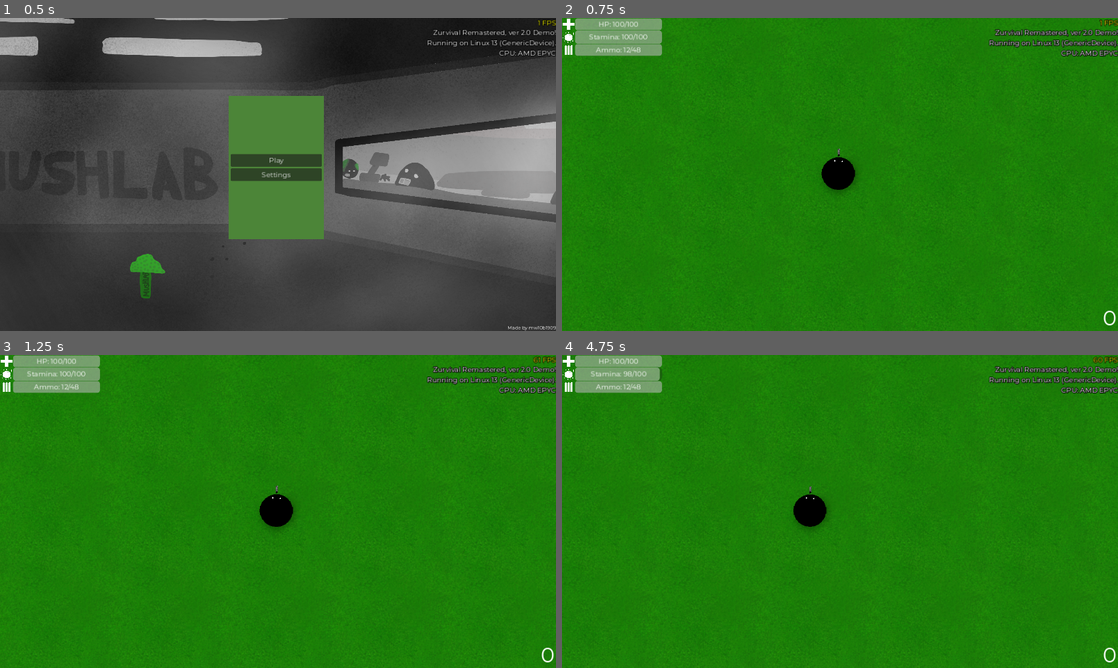
Above: before the commit, frames 1-4 (two rows, left to right).
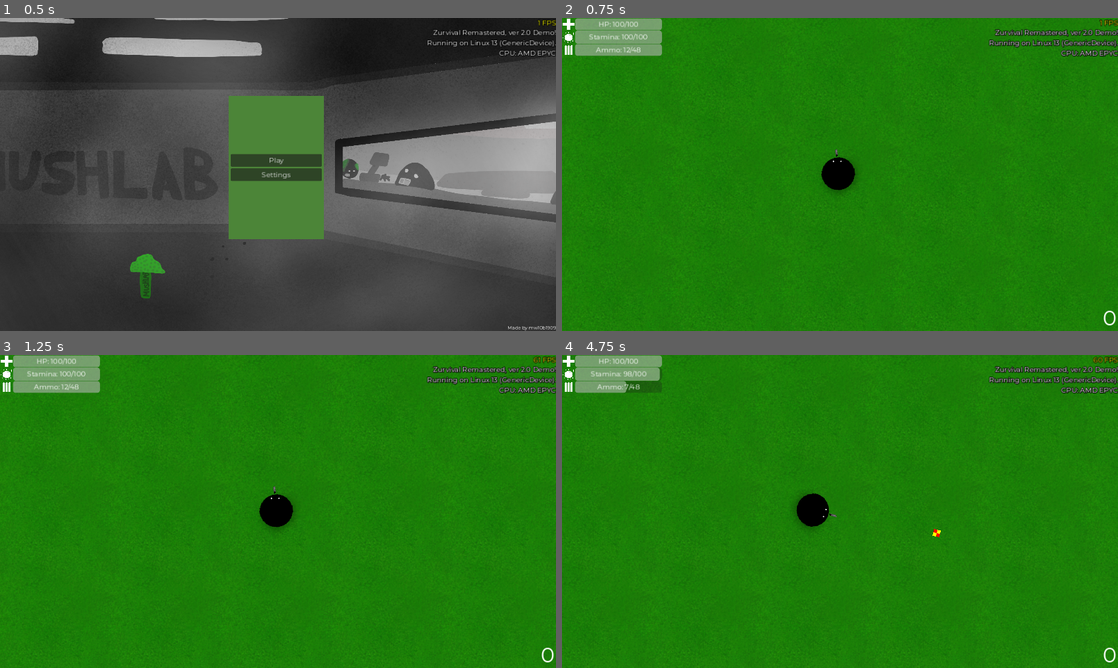
Above: after the commit, the same moments.

Repository: klodskateam/zurvival-remastered
Game: Godot game, scene res://menu.tscn
Same seed, same stepped clock (60 frames per second), same inputs: the game is played once before the commit and once after it.
Inputs (mouse positions are in pixels of both pictures, inside the frame that each line leads up to):
- Up to frame 1 (0.5 s): no input
- Up to frame 2 (0.75 s): click "Play" at 0.5 s
- Up to frame 3 (1.25 s): no input
- Up to frame 4 (4.75 s): tap Enter at 1.25 s; move the mouse to (962, 495) at 1.27 s; press the mouse at (962, 495) at 1.28 s; hold D (right) 1.28-2 s; release the mouse at (962, 495) at 2 s; drag from (728, 527) to (812, 574) at 2.02 s; move the mouse to (895, 442) at 2.77 s; press the mouse at (895, 442) at 2.78 s; hold D (right) 2.78-3.5 s; release the mouse at (895, 442) at 3.5 s; drag from (812, 574) to (673, 464) at 3.52 s; move the mouse to (1006, 558) at 4.27 s; hold A (left) from 4.28 s (still down); hold Shift (run) from 4.28 s (still down); click (1006, 558) at 4.55 s

Frame 1 is identical in both runs. In frame 2, less than 0.1% of the frame differs, in the area x 46-53%, y 41-56%; in frame 3, less than 0.1%; in frame 4, 0.5%, in the area x 6-69%, y 8-59%.
Error in both runs: Invalid type in function 'set_locale' in base 'TranslationServer'. Cannot convert argument 1 from Nil to String. (res://global.gd:20)

Commit message:
якоета обновление

Diff:
--- a/Translation/translations.csv
+++ b/Translation/translations.csv
@@ -9,8 +9,13 @@
 $fullscreen,Fullscreen (F11),Полноэкранный режим (F11),Поўнаэкранны рэжым (F11),全屏模式 (F11),Modo de pantalla completa (F11),Fullscreen (F11),Poŭnaekranny režym (F11)
 $graphicssettings,Graphical settings,Настройки графики,Настройкі графікі,图形设置,Ajustes gráficos,,Nastrojki hrafiki
 $other,Other,Другие,Іншыя,其他,Otros,Muu,Inšyja
-$machinetranslat,"The language you have chosen has been tran …(656 unchanged characters)… https://seveleu.com/lacinka/converter-ru
+$machinetranslat,"The language you have chosen has been tran …(656 unchanged characters)… https://seveleu.com/lacinka/converter-ru. Dapamahčy z pierakladam?
 $pausemenu,Pause menu,Меню паузы,Меню паўзы,暂停菜单,Menú Pausa,,Mieniu paŭzy
 $resume,Resume,Продолжить,Працягнуць,待续,Continuación,Jatkaa peliä,Praciahnuć
 $quit,Quit,Выход,Вынахад,输出,Salida,Poistua,Vynachad
 $pausetext,Press ESC to continue,Нажмите ESC чтобы продолжить,Націсніце ESC каб працягнуць,按 ESC 继续,Pulse ESC para continuar,Paina ESC jatkaaksesi,Naciśnicie ESC kab praciahnuć
+$help,Help,Помочь с переводом игры,Дапамагчы,帮助,Ayuda,,Dapamahčy
+$youdead,You are dead!,Вы умерли!,Вы памерлі!,你死定了！,¡Estás muerto!,Olet kuollut!,Vy pamierli!
+$score,Score,Счёт,Рахунак,查看,Controlar,Tarkista,Rachunak
+$bestscore,Best score,Лучший счёт,Лепшы рахунак,最佳成绩,Mejor puntuación,Paras pistemäärä,Liepšy rachunak
+$gotomenu,Go to menu,В меню,Выйсці ў меню,退出到菜单,Salir al menú,Poistu valikkoon,Vyjsci ŭ mieniu
--- a/game.tscn
+++ b/game.tscn
@@ -7,6 +7,7 @@
 [ext_resource type="PackedScene" uid="uid://bshfbsu15v3v1" path="res://ui.tscn" id="4_t63fs"]
 [ext_resource type="PackedScene" uid="uid://rk6x2yf4sydr" path="res://pause.tscn" id="6_5dskx"]
 [ext_resource type="PackedScene" uid="uid://cow6451posxft" path="res://spawner.tscn" id="7_8yshx"]
+[ext_resource type="PackedScene" uid="uid://uo6qjyv0h20n" path="res://game_over.tscn" id="8_nlu6b"]
 
 [node name="game" type="Node2D"]
 
@@ -28,6 +29,8 @@
 
 [node name="UI" parent="." instance=ExtResource("4_t63fs")]
 
+[node name="GameOver" parent="." instance=ExtResource("8_nlu6b")]
+
 [node name="Pause" parent="." instance=ExtResource("6_5dskx")]
 process_mode = 2
 
--- /dev/null
+++ b/game_over.gd
@@ -0,0 +1,14 @@
+extends CanvasLayer
+
+
+# Called when the node enters the scene tree for the first time.
+func _ready() -> void:
+	hide()
+
+func set_scores():
+	$Panel/VBoxContainer/scores.text = tr("$score") + ": " + str($"../player".SCORE)
+
+
+func _on_go_to_menu_pressed() -> void:
+	get_tree().paused = false
+	get_tree().change_scene_to_file("res://menu.tscn")
--- /dev/null
+++ b/game_over.tscn
@@ -0,0 +1,61 @@
+[gd_scene load_steps=3 format=3 uid="uid://uo6qjyv0h20n"]
+
+[ext_resource type="Script" path="res://game_over.gd" id="1_ji23y"]
+[ext_resource type="Theme" uid="uid://d2wr8qi0mdxxq" path="res://ui.tres" id="2_tclbe"]
+
+[node name="GameOver" type="CanvasLayer"]
+script = ExtResource("1_ji23y")
+
+[node name="Panel" type="Panel" parent="."]
+anchors_preset = 8
+anchor_left = 0.5
+anchor_top = 0.5
+anchor_right = 0.5
+anchor_bottom = 0.5
+offset_left = -176.0
+offset_top = -151.0
+offset_right = 176.0
+offset_bottom = 151.0
+grow_horizontal = 2
+grow_vertical = 2
+theme = ExtResource("2_tclbe")
+
+[node name="VBoxContainer" type="VBoxContainer" parent="Panel"]
+layout_mode = 1
+anchors_preset = 15
+anchor_right = 1.0
+anchor_bottom = 1.0
+offset_left = 2.0
+offset_top = 2.0
+offset_right = -2.0
+offset_bottom = -2.0
+grow_horizontal = 2
+grow_vertical = 2
+alignment = 1
+
+[node name="title" type="Label" parent="Panel/VBoxContainer"]
+layout_mode = 2
+theme_override_colors/font_color = Color(0.645551, 2.56296e-06, 4.81307e-07, 1)
+theme_override_font_sizes/font_size = 26
+text = "$youdead"
+horizontal_alignment = 1
+vertical_alignment = 1
+
+[node name="HSeparator" type="HSeparator" parent="Panel/VBoxContainer"]
+layout_mode = 2
+
+[node name="scores" type="Label" parent="Panel/VBoxContainer"]
+layout_mode = 2
+text = "ЫЫ"
+horizontal_alignment = 1
+vertical_alignment = 1
+autowrap_mode = 2
+
+[node name="HSeparator2" type="HSeparator" parent="Panel/VBoxContainer"]
+layout_mode = 2
+
+[node name="GoToMenu" type="Button" parent="Panel/VBoxContainer"]
+layout_mode = 2
+text = "$gotomenu"
+
+[connection signal="pressed" from="Panel/VBoxContainer/GoToMenu" to="." method="_on_go_to_menu_pressed"]
--- a/player.gd
+++ b/player.gd
@@ -1,4 +1,5 @@
 extends CharacterBody2D
+
 
 @onready var score: Label = $"../UI/Score"
 
@@ -13,19 +14,19 @@
 
 
 var VINOSLIVOST = 100
-var MAX_VINOSLIVOST = 100
+@export var MAX_VINOSLIVOST = 100
 var SPEED = 300
 var BULLETS = 12
 var ZAPAS_BULLETS = 48
 var DELAY = 0
 var HEALTH = 100
-var MAX_HEALTH = 100
-var MAX_BULLETS = 12
+@export var MAX_HEALTH = 100
+@export var MAX_BULLETS = 12
 var SCORE = 0
 
-const REGULAR_SPEED = 300
-const RUN_SPEED = 400
-const P_BULLET = preload("res://bullet.tscn")
+@export var REGULAR_SPEED = 300
+@export var RUN_SPEED = 400
+@export var P_BULLET = preload("res://bullet.tscn")
 
 func _physics_process(delta: float):
 	#TranslationServer.set_locale("be")
@@ -69,7 +70,7 @@
 			VINOSLIVOST += 0.1
 			$Camera2D.zoom = Vector2(1, 1)
 
-	if (Global.FORCEMOBILECONTROL == false) or (OS.get_name() != "Android"):
+	if (OS.get_name() != "Android"):
 		look_at(get_global_mouse_position())
 		rotate(PI / 2)
 	if DELAY <= 1:
@@ -78,14 +79,22 @@
 
 
 func _process(delta: float):
-	if $"../../GlobalInterface/joysticks/VirtualJoystick2" and $"../../GlobalInterface/joysticks/VirtualJoystick2".is_pressed:
-		rotation = $"../../GlobalInterface/joysticks/VirtualJoystick2".output.angle()
-		rotate(PI / 2)
+	if (OS.get_name() == "Android"):
+		if $"../../GlobalInterface/joysticks/VirtualJoystick2" and $"../../GlobalInterface/joysticks/VirtualJoystick2".is_pressed:
+			rotation = $"../../GlobalInterface/joysticks/VirtualJoystick2".output.angle()
+			rotate(PI / 2)
+	if (HEALTH <= 0) and ($Person != null):
+		get_tree().paused = true # да хули оно не робит😭😭😭
+		$Person.queue_free()
+		$"../GameOver".show()
+		$"../GameOver".set_scores()
+
+
 
 func _input(event):
 
 	if event.is_action_pressed("shoot"):
-		if (Global.FORCEMOBILECONTROL == false) or (OS.get_name() != "Android"):
+		if (OS.get_name() != "Android"):
 			shoot()
 
 
--- a/project.godot
+++ b/project.godot
@@ -16,7 +16,7 @@
 config/features=PackedStringArray("4.3", "Forward Plus")
 boot_splash/image="res://Resources/_placeholder.png"
 boot_splash/fullsize=false
-config/icon="res://icon.svg"
+config/icon="res://Resources/bullets.png"
 
 [autoload]
 
--- a/timer.gd
+++ b/timer.gd
@@ -5,16 +5,15 @@
 func _on_timeout():
 	wait_time = randf_range(1, 2)
 	# пульки хуюльки
-	if randi_range(1, 2) == 1:
-		var bullets_new = P_BULLETS.instantiate()
-		bullets_new.position.x = randi_range(50, 9950)
-		bullets_new.position.y = randi_range(50, 9950)
-		get_parent().add_child(bullets_new)
-		print(bullets_new)
-	# аптечки
-	if randi_range(1, 2) == 1:
-		var medkit_new = P_MEDKIT.instantiate()
-		medkit_new.position.x = randi_range(50, 9950)
-		medkit_new.position.y = randi_range(50, 9950)
-		get_parent().add_child(medkit_new)
-		print(medkit_new)
+	var bullets_new = P_BULLETS.instantiate()
+	bullets_new.position.x = randi_range(50, 9950)
+	bullets_new.position.y = randi_range(50, 9950)
+	get_parent().add_child(bullets_new)
+	print(bullets_new)
+
+	# оптечки
+	var medkit_new = P_MEDKIT.instantiate()
+	medkit_new.position.x = randi_range(50, 9950)
+	medkit_new.position.y = randi_range(50, 9950)
+	get_parent().add_child(medkit_new)
+	print(medkit_new)
Not shown: 1 places in game.tscn that only renumber resources
